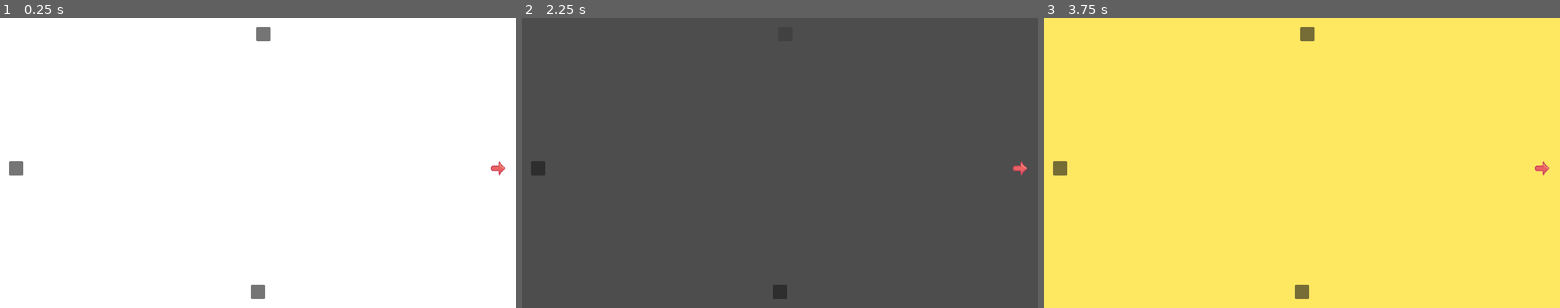
Above: before the commit, frames 1-3 (left to right).
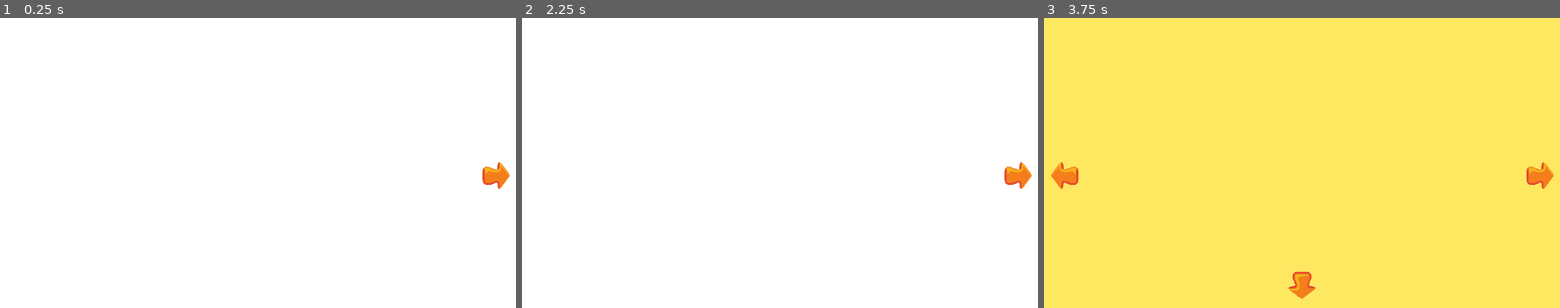
Above: after the commit, the same moments.

Repository: kaylijade11/Gambs-First-Game
Game: Godot game, scene res://scenes/root.tscn
Two runs of this game, one before a commit and one after it. Both use one fixed random seed, a clock stepped at 60 frames per second and the inputs below.
Inputs (mouse positions are in pixels of both pictures, inside the frame that each line leads up to; where the layout moved, square brackets give the same spot in the first picture):
- Up to frame 1 (0.25 s): no input
- Up to frame 2 (2.25 s): click (1017, 177) [1022, 168] at 0.5 s; click (542, 177) [537, 168] at 1.25 s; click (785, 35) at 2.02 s
- Up to frame 3 (3.75 s): click (1302, 290) at 2.77 s; click (1539, 177) [1544, 168] at 3.5 s

The runs differ from the first frame. In frame 1, 0.7% of the frame differs, in the area x 1-99%, y 3-97%; in frame 2, 100%, in the area x 0-100%, y 0-100%; in frame 3, 1.1%.

Commit message:
Buttons now disappear when there's no where else to go

Diff:
--- a/Scripts/grid_generator.gd
+++ b/Scripts/grid_generator.gd
@@ -4,15 +4,7 @@
 #var height: int = 256
 #
 #@export var area_list: Array[PackedScene]
-#
-#@export var grid = [
-	#Vector2i(1, 1),
-	#Vector2i(2, 1),
-	#Vector2i(3, 1),
-	#
-	#Vector2i(2,2),
-#]
-#
+
 #func _ready() -> void:
 	#for i in range(grid.size()):
 		#var area = area_list[i].instantiate()
--- a/scenes/root.tscn
+++ b/scenes/root.tscn
@@ -7,7 +7,10 @@
 [ext_resource type="PackedScene" uid="uid://c7h6a7q8t0n37" path="res://scenes/Area(3,1).tscn" id="5_j287u"]
 [ext_resource type="Texture2D" uid="uid://deeemdsloqm7t" path="res://assets/Sprites/Right Arrow.png" id="6_3hfy5"]
 [ext_resource type="PackedScene" uid="uid://bsx4hsacnruf8" path="res://scenes/Area (2,2).tscn" id="6_5sfjl"]
+[ext_resource type="Texture2D" uid="uid://yqbptbti5c58" path="res://assets/Sprites/Left Arrow.png" id="7_3hfy5"]
 [ext_resource type="Script" uid="uid://hmtx6wurmfil" path="res://scripts/ui_manager.gd" id="7_j287u"]
+[ext_resource type="Texture2D" uid="uid://dcp7fos1v6jd0" path="res://assets/Sprites/Up Arrow.png" id="8_7pvxh"]
+[ext_resource type="Texture2D" uid="uid://cuojqel7pnt2y" path="res://assets/Sprites/Down Arrow.png" id="9_y3xxt"]
 
 [node name="Root" type="Node2D" unique_id=1738037333]
 
@@ -30,32 +33,33 @@
 unique_name_in_owner = true
 script = ExtResource("7_j287u")
 
-[node name="RightButton" type="Button" parent="CanvasLayer/UIManager" unique_id=554454836]
+[node name="RightButton" type="TextureButton" parent="CanvasLayer/UIManager" unique_id=383472467]
 anchors_preset = 6
 anchor_left = 1.0
 anchor_top = 0.5
 anchor_right = 1.0
 anchor_bottom = 0.5
-offset_left = -52.0
+offset_left = -77.0
 offset_top = -4.0
-offset_right = -20.0
-offset_bottom = 28.0
+offset_right = -5.0
+offset_bottom = 68.0
 grow_horizontal = 0
 grow_vertical = 2
-icon = ExtResource("6_3hfy5")
-flat = true
+texture_normal = ExtResource("6_3hfy5")
 
-[node name="LeftButton" type="Button" parent="CanvasLayer/UIManager" unique_id=1793632511]
+[node name="LeftButton" type="TextureButton" parent="CanvasLayer/UIManager" unique_id=1146113660]
 anchors_preset = 4
 anchor_top = 0.5
 anchor_bottom = 0.5
-offset_left = 20.0
+offset_left = 15.0
 offset_top = -4.0
-offset_right = 52.0
-offset_bottom = 28.0
+offset_right = 87.0
+offset_bottom = 68.0
 grow_vertical = 2
+button_mask = 7
+texture_normal = ExtResource("7_3hfy5")
 
-[node name="UpButton" type="Button" parent="CanvasLayer/UIManager" unique_id=1770341046]
+[node name="UpButton" type="TextureButton" parent="CanvasLayer/UIManager" unique_id=1326822429]
 anchors_preset = 5
 anchor_left = 0.5
 anchor_right = 0.5
@@ -64,8 +68,9 @@
 offset_right = 28.0
 offset_bottom = 52.0
 grow_horizontal = 2
+texture_normal = ExtResource("8_7pvxh")
 
-[node name="DownButton" type="Button" parent="CanvasLayer/UIManager" unique_id=51409274]
+[node name="DownButton" type="TextureButton" parent="CanvasLayer/UIManager" unique_id=198130559]
 anchors_preset = 7
 anchor_left = 0.5
 anchor_top = 1.0
@@ -77,6 +82,7 @@
 offset_bottom = -20.0
 grow_horizontal = 2
 grow_vertical = 0
+texture_normal = ExtResource("9_y3xxt")
 
 [node name="Camera" type="Camera2D" parent="." unique_id=2035550843]
 texture_filter = 1
--- a/scripts/camera.gd
+++ b/scripts/camera.gd
@@ -1,22 +1,67 @@
 extends Node2D
 
 @onready var ui_manager: Node = %UIManager
-## Called when the node enters the scene tree for the first time.
+@export var grid = [
+	Vector2i(1, 1),
+	Vector2i(2, 1),
+	Vector2i(3, 1),
+
+	Vector2i(2,2),
+]
+var area_position  = grid[0]
 
 func _ready() -> void:
 	ui_manager.get_right_pressed().connect(move_right)
 	ui_manager.get_left_pressed().connect(move_left)
 	ui_manager.get_up_pressed().connect(move_up)
 	ui_manager.get_down_pressed().connect(move_down)
+	#checks the grid at the startup
+	grid_check()
+
 ## Called every frame. 'delta' is the elapsed time since the previous frame.
 func _process(delta: float) -> void:
 	pass
 
+# Checking if the next area is out of bounds and if it is, it gets rid of the
+# arrow
+func grid_check():
+	if !grid.has(Vector2i(area_position.x + 1, area_position.y)):
+		ui_manager.set_right_active(false)
+	else:
+		ui_manager.set_right_active(true)
+
+	if !grid.has(Vector2i(area_position.x - 1, area_position.y)):
+		ui_manager.set_left_active(false)
+	else:
+		ui_manager.set_left_active(true)
+
+	if !grid.has(Vector2i(area_position.x, area_position.y + 1)):
+		ui_manager.set_down_active(false)
+	else:
+		ui_manager.set_down_active(true)
+
+	if !grid.has(Vector2i(area_position.x, area_position.y - 1)):
+		ui_manager.set_up_active(false)
+	else:
+		ui_manager.set_up_active(true)
+
+#lets the camera move right by 1 area
 func move_right():
 	position.x += 320
+	area_position.x += 1
+	grid_check()
+#lets the camera move left by 1 area
 func move_left():
 	position.x -= 320
+	area_position.x -= 1
+	grid_check()
+#lets the camera move up by 1 area
 func move_up():
 	position.y -= 180
+	area_position.y -= 1
+	grid_check()
+#lets the camera move down by 1 area
 func move_down():
 	position.y += 180
+	area_position.y += 1
+	grid_check()
--- a/scripts/ui_manager.gd
+++ b/scripts/ui_manager.gd
@@ -1,9 +1,9 @@
 extends Node
 
-@onready var right_button: Button = $RightButton
-@onready var left_button: Button = $LeftButton
-@onready var up_button: Button = $UpButton
-@onready var down_button: Button = $DownButton
+@onready var right_button: TextureButton = $RightButton
+@onready var left_button: TextureButton = $LeftButton
+@onready var up_button: TextureButton = $UpButton
+@onready var down_button: TextureButton = $DownButton
 
 func get_right_pressed():
 	return right_button.pressed
@@ -13,3 +13,15 @@
 	return up_button.pressed
 func get_down_pressed():
 	return down_button.pressed
+func set_right_active(is_active: bool):
+	right_button.disabled = !is_active
+	right_button.visible = is_active
+func set_left_active(is_active: bool):
+	left_button.disabled = !is_active
+	left_button.visible = is_active
+func set_up_active(is_active: bool):
+	up_button.disabled = !is_active
+	up_button.visible = is_active
+func set_down_active(is_active: bool):
+	down_button.disabled = !is_active
+	down_button.visible = is_active
Binary file added: assets/Sprites/Down Arrow.png
Not shown, added: assets/Sprites/Down Arrow.png.import
Binary file added: assets/Sprites/Left Arrow.png
Not shown, added: assets/Sprites/Left Arrow.png.import
Binary file changed: assets/Sprites/Right Arrow.aseprite
Binary file changed: assets/Sprites/Right Arrow.png
Binary file added: assets/Sprites/Up Arrow.png
Not shown, added: assets/Sprites/Up Arrow.png.import
